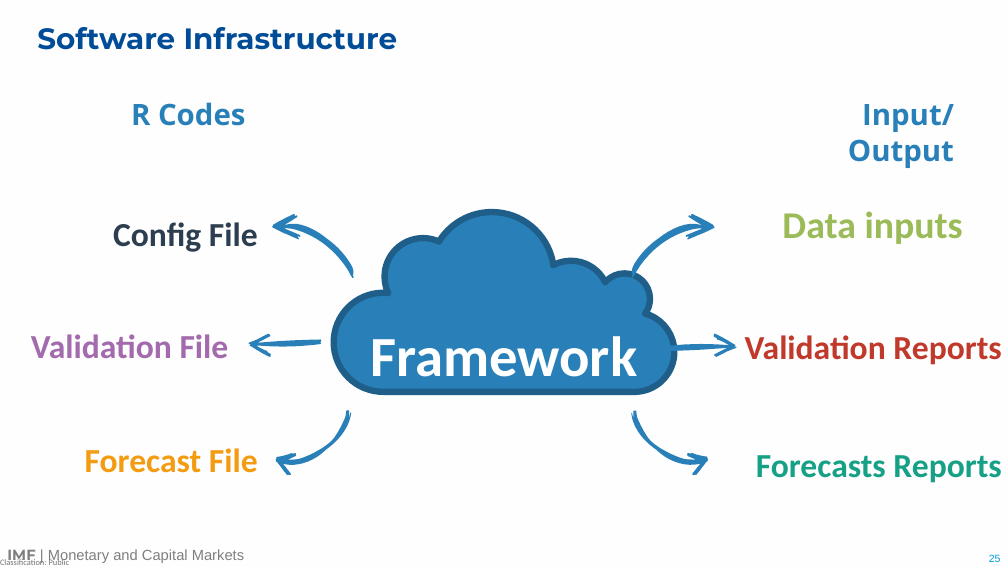
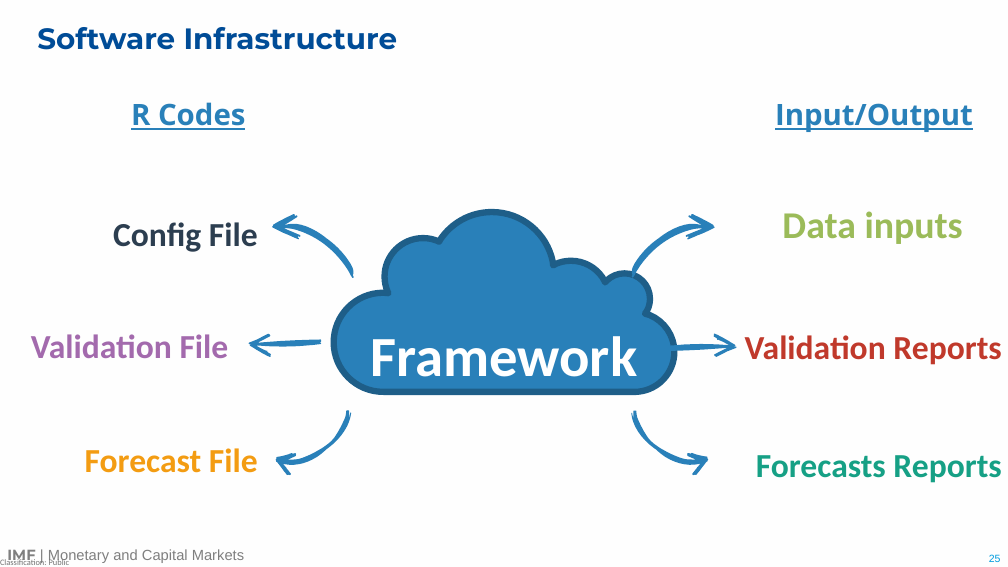
Before and after one commit to romainlafarguette/cb-liquidity-forecasting-course, a slide deck: slide 25 of presentations/archives/Lafarguette Liquidity Forecasting.pptx. Drawn at 1008x567 pixels with LibreOffice and Linux fonts; fonts in the diff are those of the drawing. Boxes give left, top, right and bottom in pixels: in the first picture for what was removed or moved away, otherwise in the second. Text is boxed around its words. In the diff, an @@ line names an element or a change of style, - is before the commit and + after.

```diff
--- a/presentations/archives/Lafarguette Liquidity Forecasting.pptx
+++ b/presentations/archives/Lafarguette Liquidity Forecasting.pptx
@@ text "R Codes" at bbox=[131, 102, 245, 130]: underline on @@
@@ text "Input/Output" at bbox=[775, 103, 973, 132]: underline on @@
```
Also in this commit, not shown: 1 other slide changed, 23 other files.
